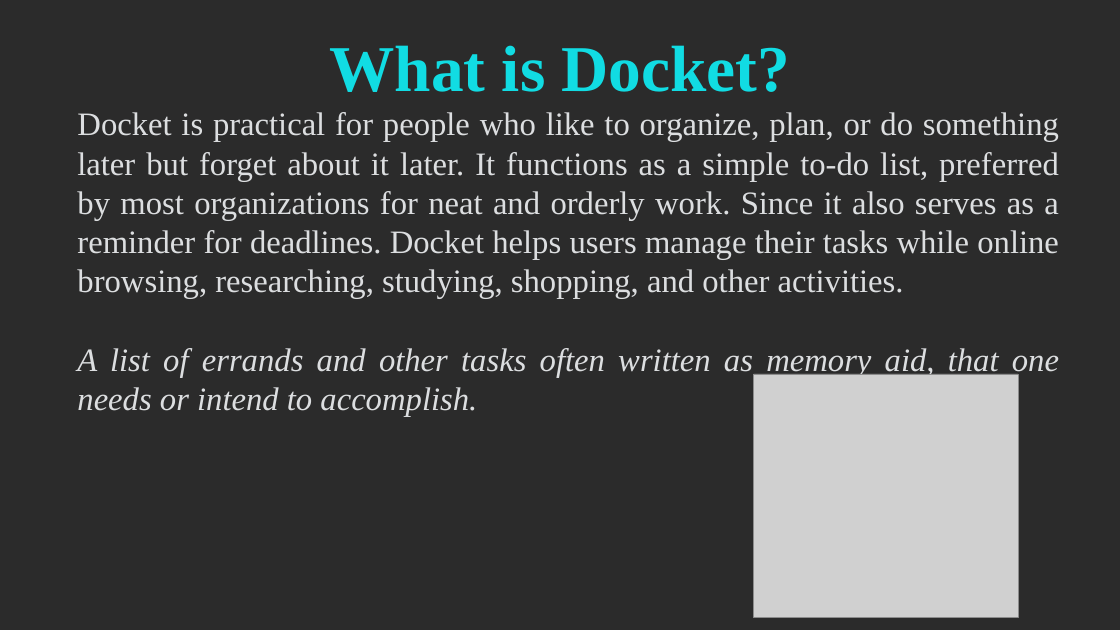
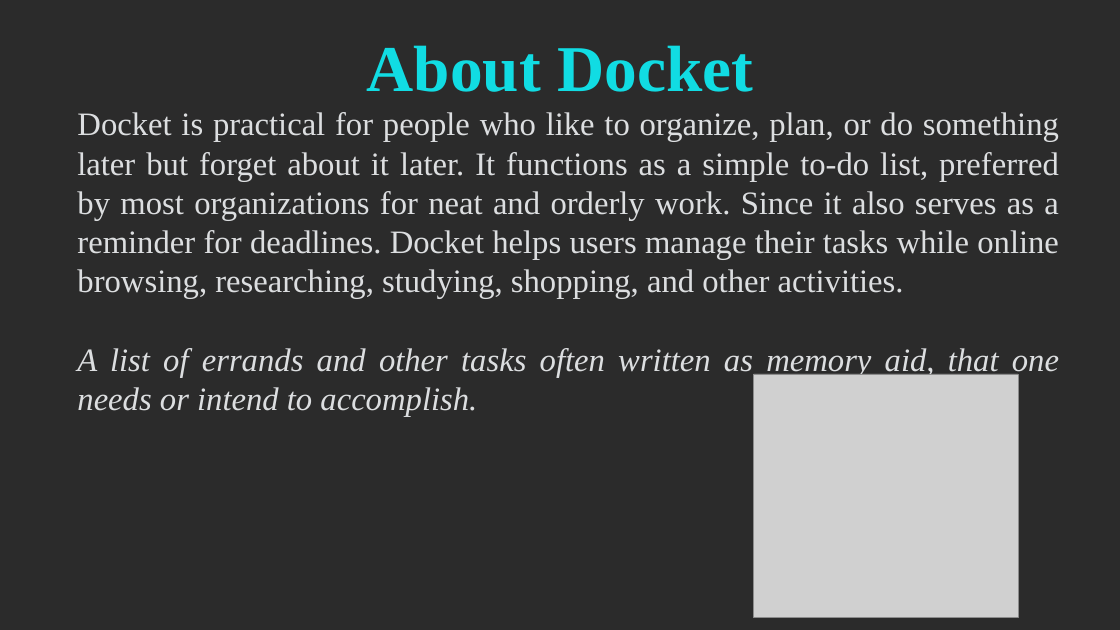
Before and after one commit to yashdahiya0/CS4540-Mozilla-Project-Group-7, a slide deck: slide 2 of doc/phase3/Final Presentation.pptx. Drawn at 1120x630 pixels with LibreOffice and Linux fonts; fonts in the diff are those of the drawing; grey boxes stand for pictures; background and template pictures are left out; a plain dark background stands for a picture behind light text. Boxes give left, top, right and bottom in pixels: in the first picture for what was removed or moved away, otherwise in the second. Text is boxed around its words. In the diff, an @@ line names an element or a change of style, - is before the commit and + after.

```diff
--- a/doc/phase3/Final Presentation.pptx
+++ b/doc/phase3/Final Presentation.pptx
@@ title at bbox=[367, 45, 753, 92]: text changed @@
-What is Docket?
+About Docket
```
Also in this commit, not shown: 9 other slides changed, 1 slide removed.
